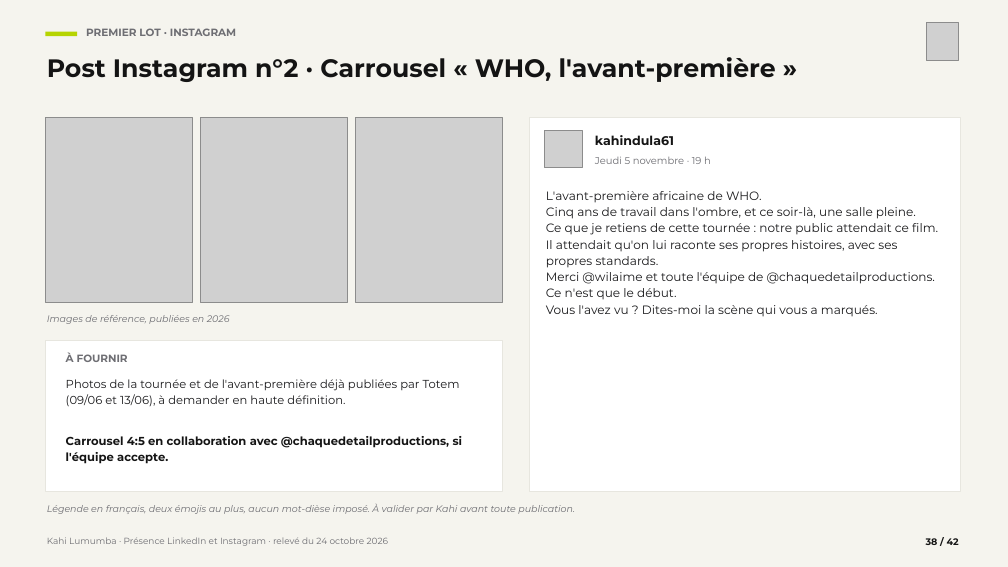
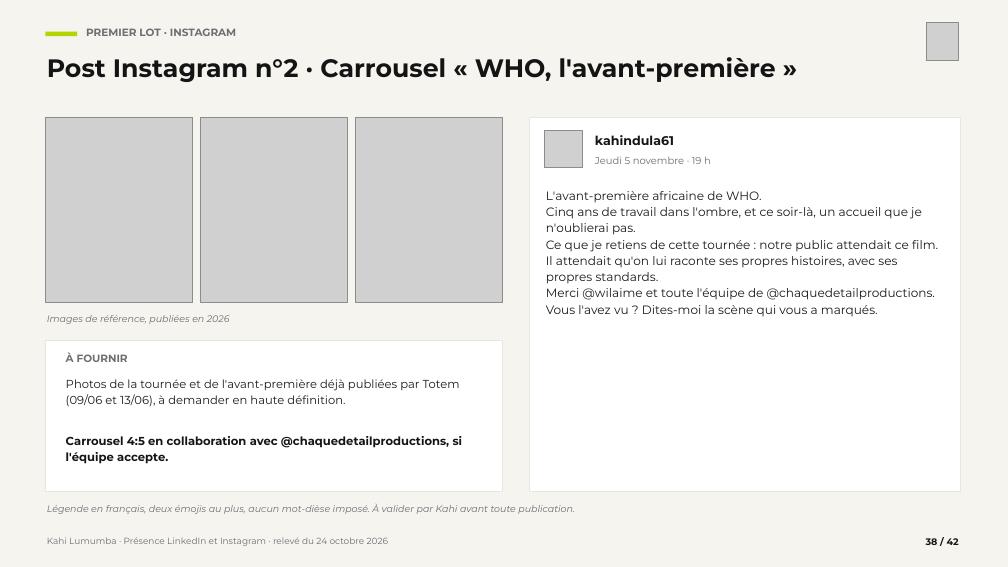
Before and after one commit to leslita06/fatima-unifood-fictif, a slide deck: slide 38 of kahi/2026-10-24_kahi-lumumba-linkedin-instagram-analyse-veille-strategie.pptx. Drawn at 1008x567 pixels with LibreOffice and Linux fonts; fonts in the diff are those of the drawing; grey boxes stand for pictures. Boxes give left, top, right and bottom in pixels: in the first picture for what was removed or moved away, otherwise in the second. Text is boxed around its words. In the diff, an @@ line names an element or a change of style, - is before the commit and + after.

```diff
--- a/kahi/2026-10-24_kahi-lumumba-linkedin-instagram-analyse-veille-strategie.pptx
+++ b/kahi/2026-10-24_kahi-lumumba-linkedin-instagram-analyse-veille-strategie.pptx
@@ text at (x1=546, y1=207, x2=922, y2=235): text changed @@
-Cinq ans de travail dans l'ombre, et ce soir-là, une salle pleine.
+Cinq ans de travail dans l'ombre, et ce soir-là, un accueil que je n'oublierai pas.
@@ text at (x1=546, y1=288, x2=935, y2=300): text changed @@
-Merci @wilaime et toute l'équipe de @chaquedetailproductions. Ce n'est que le début.
+Merci @wilaime et toute l'équipe de @chaquedetailproductions.
```
Also in this commit, not shown: 14 other slides changed.
